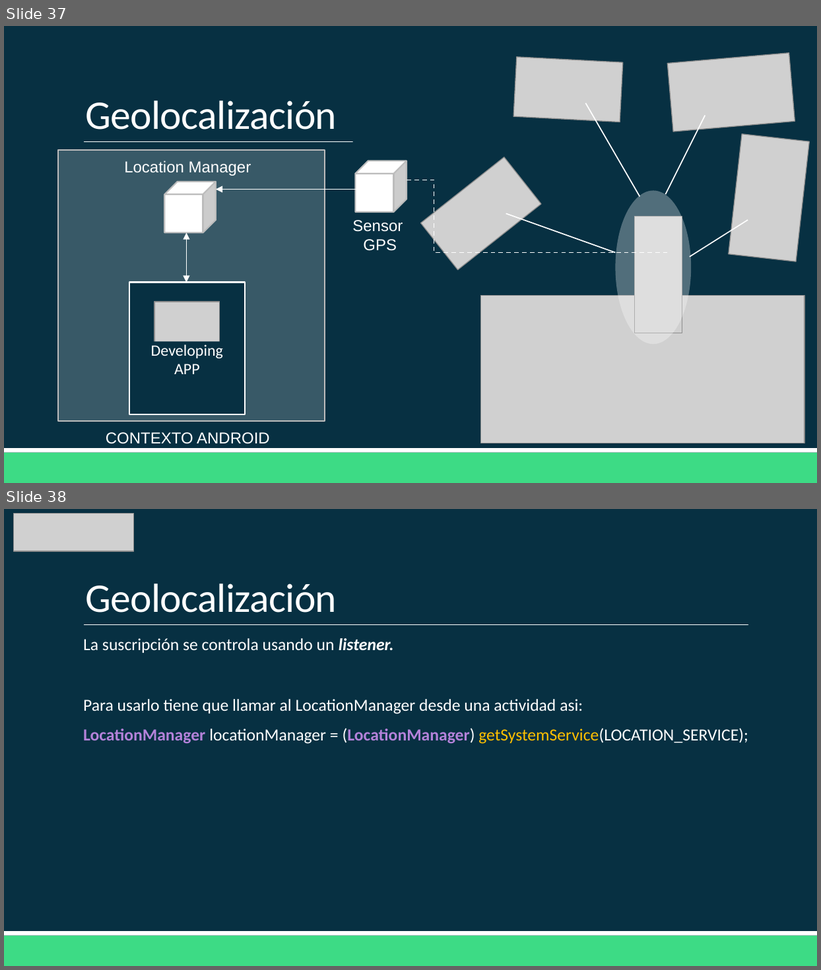
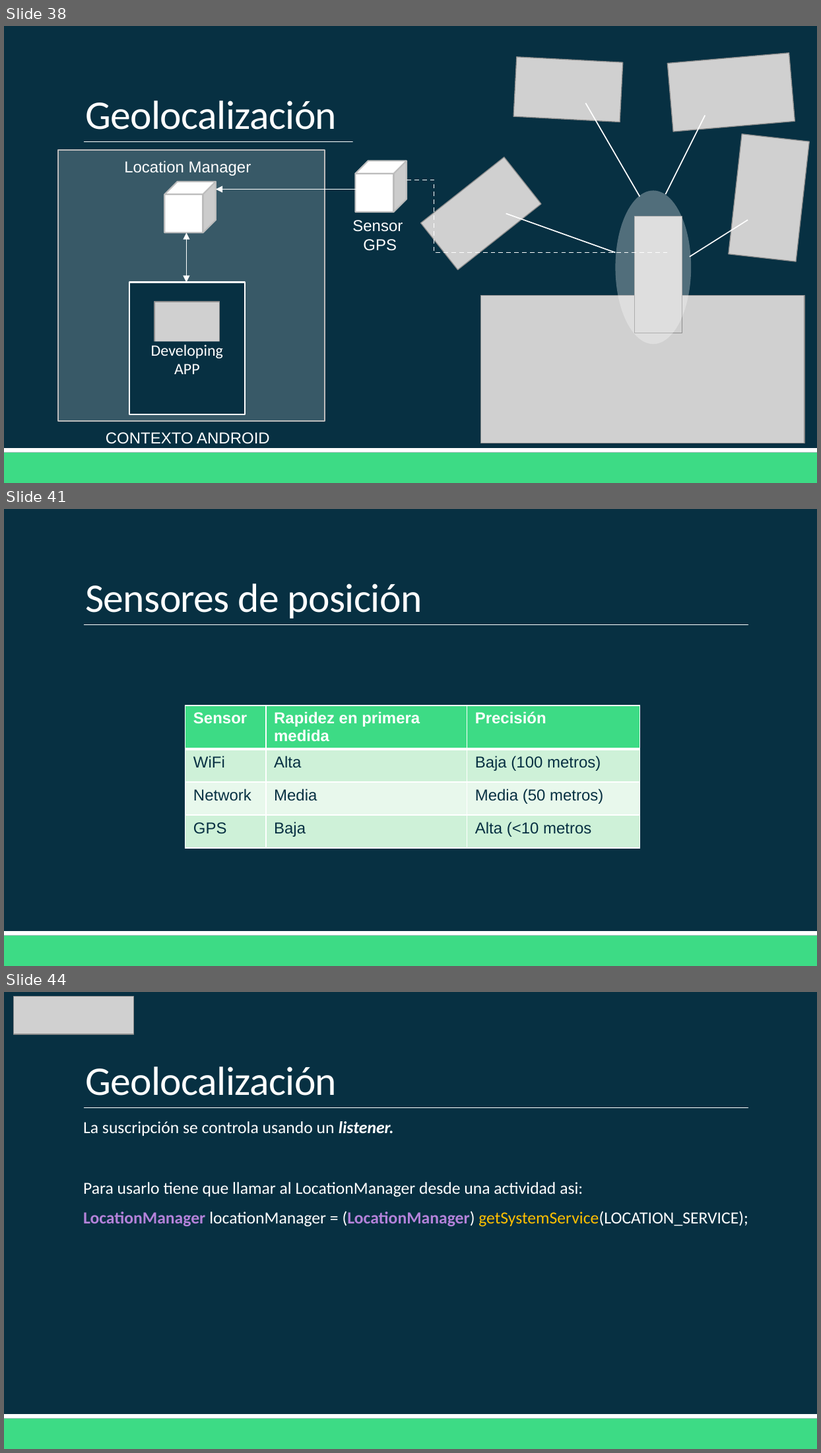
Before and after one commit to Domiciano/AppMoviles201, a slide deck: Clase 8/Clase 8.pptx. Shown one above the other, each under a label of ours: slides 37 and 38 before the commit, slides 38, 41 and 44 after it; the slides between them are not shown. The pictures are 821x970 and 821x1453 pixels, drawn with LibreOffice and Linux fonts; fonts in the diff are those of the drawing; grey boxes stand for pictures. Boxes give left, top, right and bottom in pixels: in the first picture for what was removed or moved away, otherwise in the second. Text is boxed around its words. In the diff, an @@ line names an element or a change of style, - is before the commit and + after.

```diff
--- a/Clase 8/Clase 8.pptx
+++ b/Clase 8/Clase 8.pptx
@@ slide 41 added at box(4, 509, 817, 966), background #073042; not listed: 3 template elements that a slide beside it also shows @@
@@ title added at box(85, 584, 422, 619), 36 pt, text #FFFFFF @@
+Sensores de posición
@@ table added at box(186, 706, 640, 840), 4 rows, 3 columns @@
+Sensor | Rapidez en primera medida | Precisión
+WiFi | Alta | Baja (100 metros)
+Network | Media | Media (50 metros)
+GPS | Baja | Alta (<10 metros
@@ what was slide 37 is now slide 38 @@
@@ what was slide 38 is now slide 44 @@
```
Also in this commit, not shown: 5 other slides added, 1 other file.
